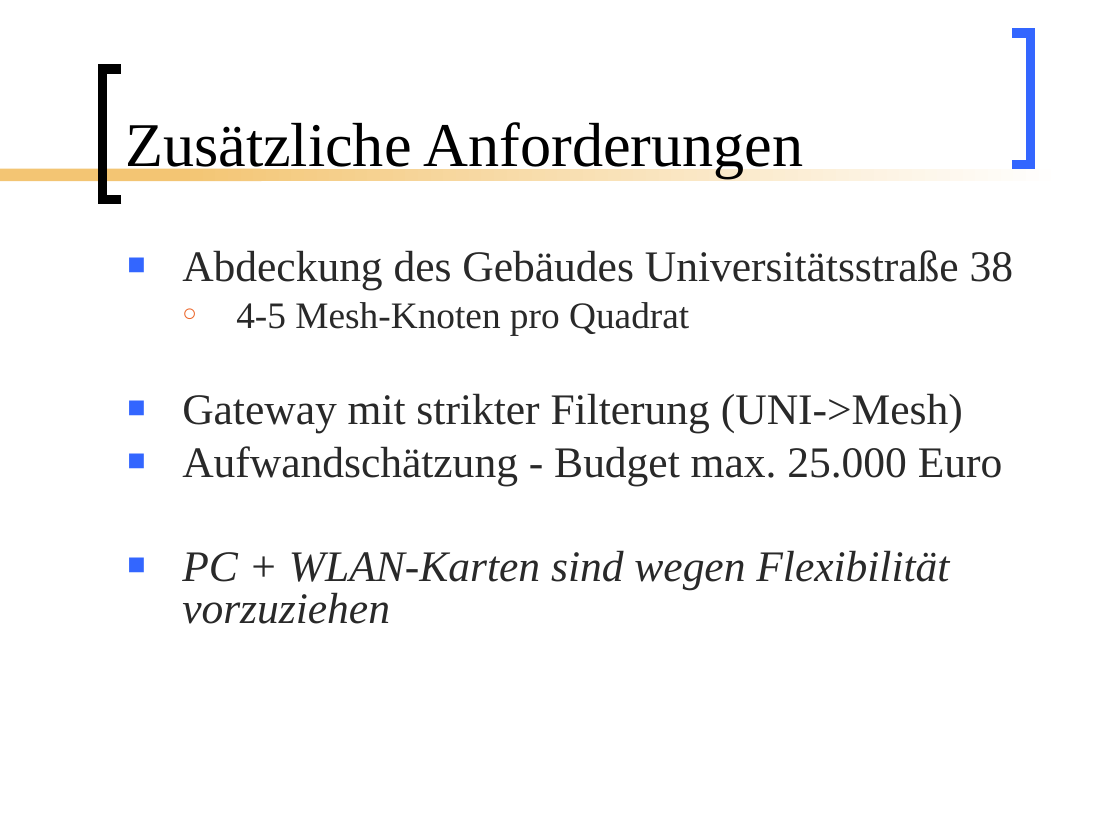
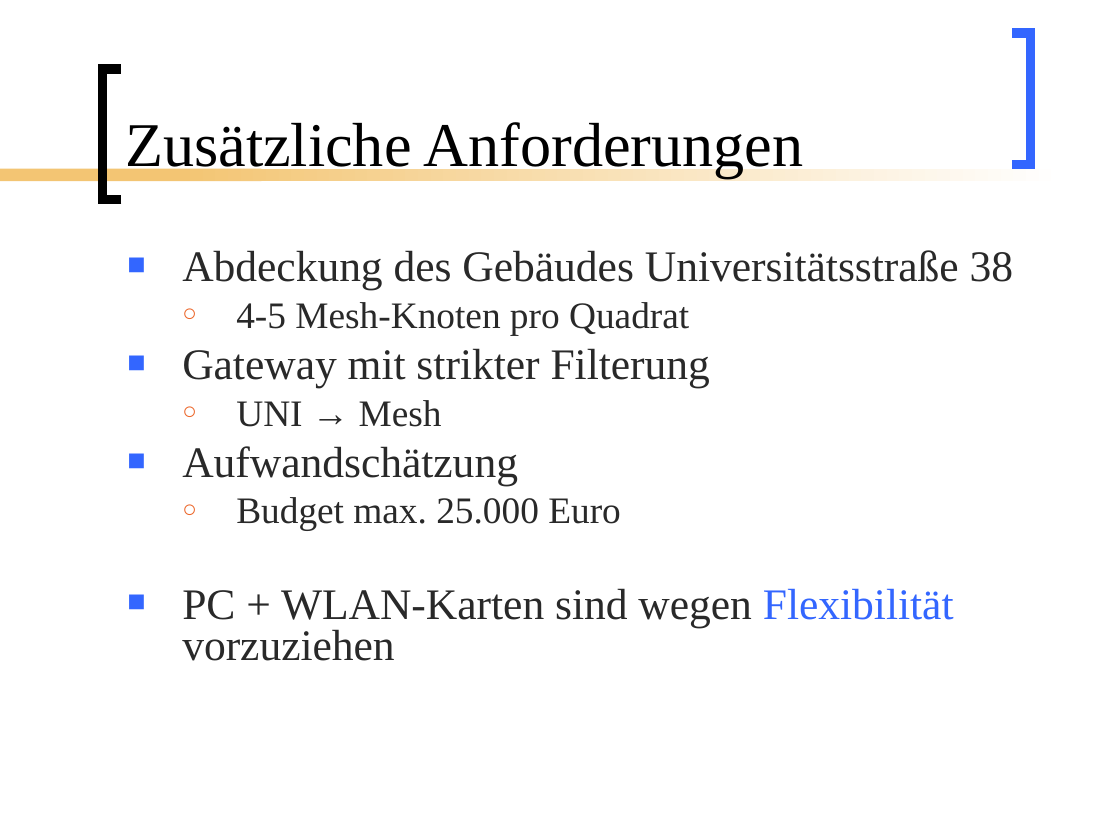
Before and after one commit to BackupTheBerlios/mesh2nexus-svn, a slide deck: slide 10 of documents/folien/Mesh_Vortrag.ppt (slide 11 before the commit). Drawn at 1120x840 pixels with LibreOffice and Linux fonts; fonts in the diff are those of the drawing. Boxes give left, top, right and bottom in pixels: in the first picture for what was removed or moved away, otherwise in the second. Text is boxed around its words. In the diff, an @@ line names an element or a change of style, - is before the commit and + after.

```diff
--- a/documents/folien/Mesh_Vortrag.ppt
+++ b/documents/folien/Mesh_Vortrag.ppt
@@ text at (182,348,710,531): text changed @@
-■ Gateway mit strikter Filterung (UNI->Mesh)
-■ Aufwandschätzung - Budget max. 25.000 Euro
+■ Gateway mit strikter Filterung
+  ○ UNI → Mesh
+■ Aufwandschätzung
+  ○ Budget max. 25.000 Euro
@@ text at (182,588,954,661): text colour #292929 to #3366FF in "Flexibilität"; italic off in "PC + WLAN-Karten sind wegen Flexibilität vorzuziehen" @@
```
Also in this commit, not shown: 14 other slides changed, 1 slide removed.
